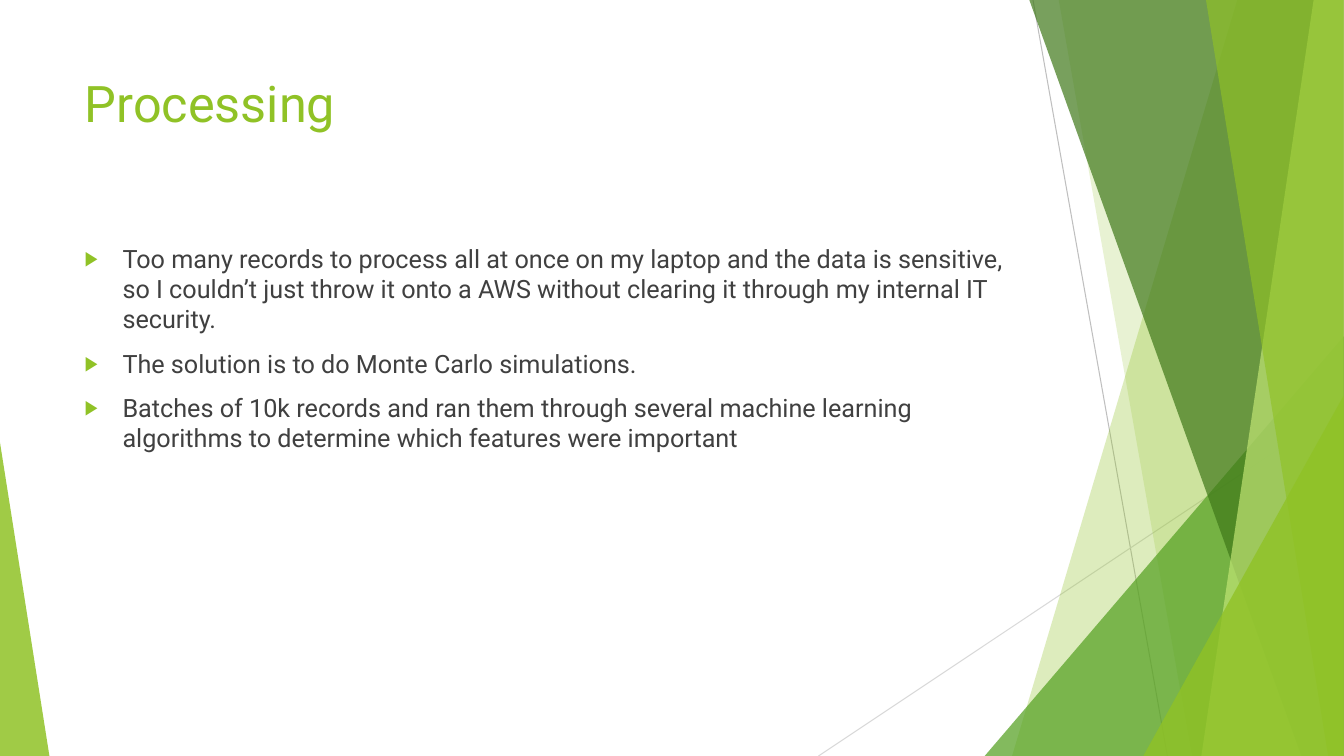
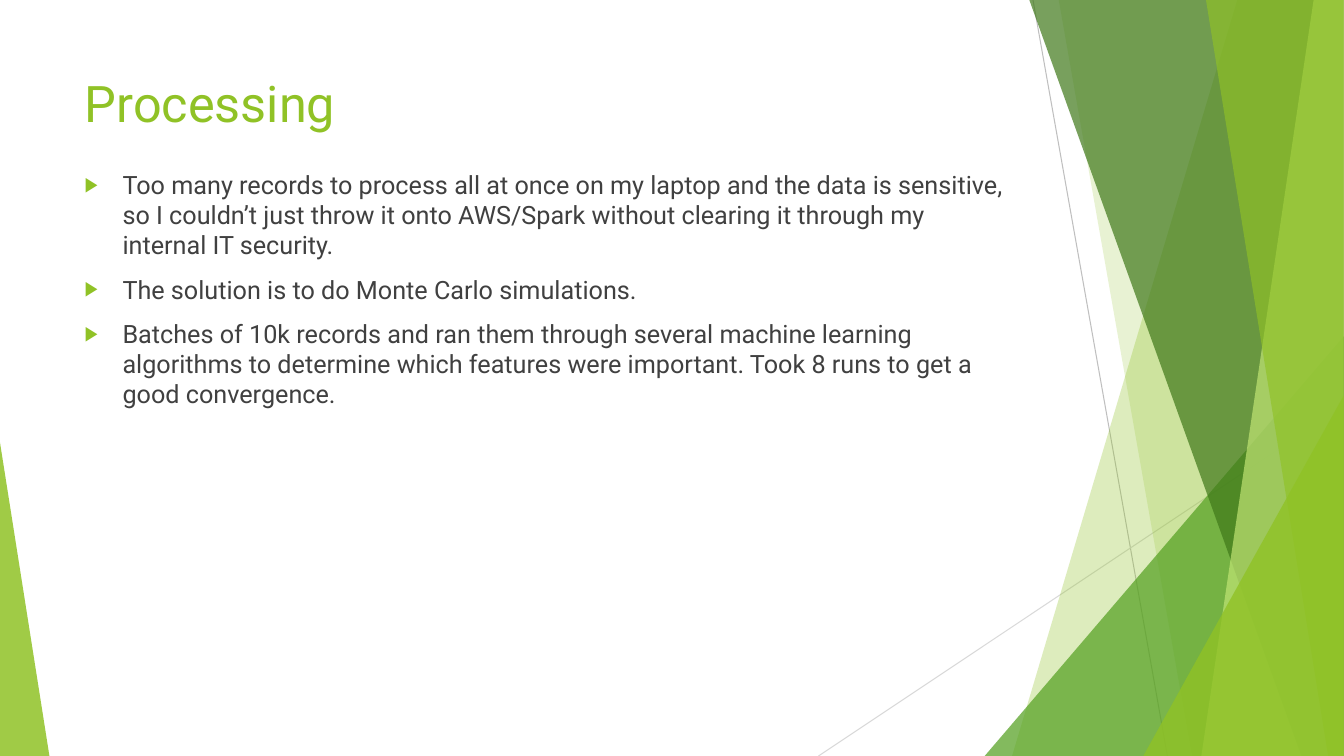
Before and after one commit to RedDirtSixKiller/Final_Project, a slide deck: slide 4 of Forecasting Module Failures.pptx. Drawn at 1344x756 pixels with LibreOffice and Linux fonts; fonts in the diff are those of the drawing. Boxes give left, top, right and bottom in pixels: in the first picture for what was removed or moved away, otherwise in the second. Text is boxed around its words. In the diff, an @@ line names an element or a change of style, - is before the commit and + after.

```diff
--- a/Forecasting Module Failures.pptx
+++ b/Forecasting Module Failures.pptx
@@ text "Too many records to process ...": place and size @@
-text "Too many records to process ..." at (123,249,1002,453)
+text "Too many records to process ..." at (123,175,1002,409)
@@ text at (123,175,1002,260): text changed @@
-▶ Too many records to process all at once on my laptop and the data is sensitive, so I couldn’t just throw it onto a AWS without clearing it through my internal IT security.
+▶ Too many records to process all at once on my laptop and the data is sensitive, so I couldn’t just throw it onto AWS/Spark without clearing it through my internal IT security.
@@ text at (123,324,972,409): text changed @@
-▶ Batches of 10k records and ran them through several machine learning algorithms to determine which features were important
+▶ Batches of 10k records and ran them through several machine learning algorithms to determine which features were important. Took 8 runs to get a good convergence.
```
Also in this commit, not shown: 5 other slides changed, 2 slides added, 5 other files.
